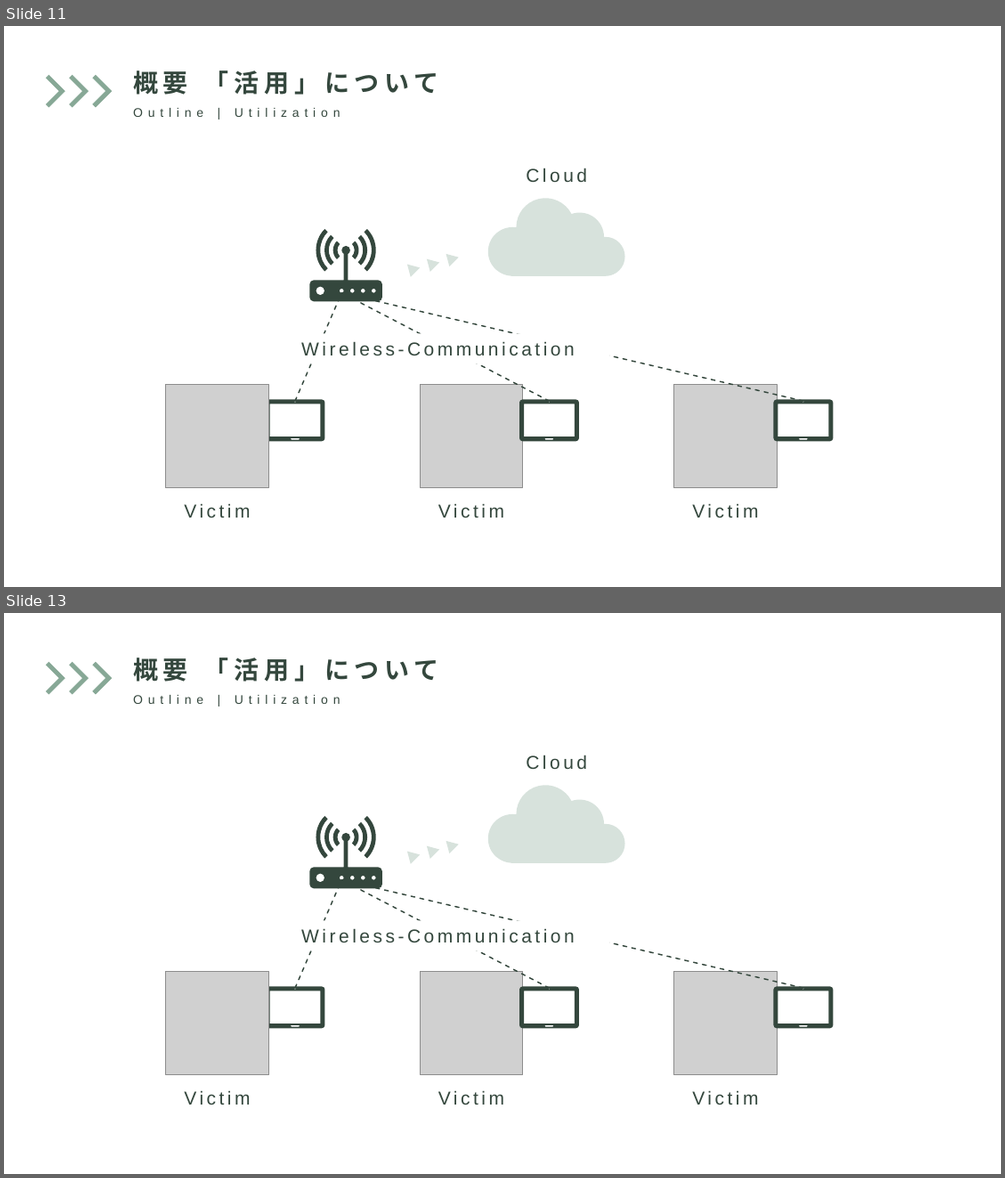
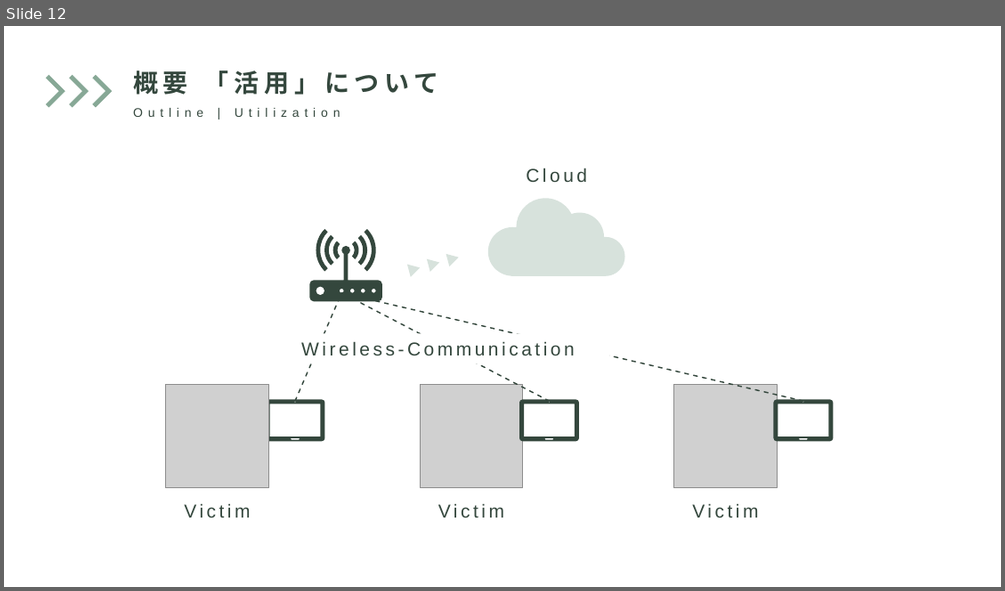
Before and after one commit to nearfactory/2024-toin-cansat, a slide deck: プレゼン/桐蔭-事後プレゼン.pptx. Shown one above the other, each under a label of ours: slides 11 and 13 before the commit, slide 12 after it; the slides between them are not shown. The pictures are 1005x1178 and 1005x591 pixels, drawn with LibreOffice and Linux fonts; fonts in the diff are those of the drawing; grey boxes stand for pictures. Boxes give left, top, right and bottom in pixels: in the first picture for what was removed or moved away, otherwise in the second. Text is boxed around its words. In the diff, an @@ line names an element or a change of style, - is before the commit and + after.

```diff
--- a/プレゼン/桐蔭-事後プレゼン.pptx
+++ b/プレゼン/桐蔭-事後プレゼン.pptx
@@ slide 13 removed at (x1=4, y1=613, x2=1001, y2=1174), background #FFFFFF @@
@@ freeform shape removed at (x1=32, y1=662, x2=65, y2=695) @@
@@ freeform shape removed at (x1=56, y1=662, x2=89, y2=695) @@
@@ freeform shape removed at (x1=80, y1=662, x2=112, y2=695) @@
@@ text removed at (x1=133, y1=657, x2=439, y2=682) @@
-概要 「活用」について
@@ text removed at (x1=126, y1=689, x2=357, y2=711) @@
-Outline | Utilization
@@ text removed at (x1=526, y1=755, x2=587, y2=769) @@
-Cloud
@@ freeform shape removed at (x1=488, y1=785, x2=624, y2=863) @@
@@ group removed at (x1=310, y1=816, x2=382, y2=888): 7 freeform shapes @@
@@ triangle removed at (x1=407, y1=849, x2=421, y2=864) @@
@@ triangle removed at (x1=427, y1=843, x2=441, y2=859) @@
@@ triangle removed at (x1=446, y1=838, x2=461, y2=854) @@
@@ line removed from (295, 988) to (342, 880) @@
@@ line removed from (550, 988) to (342, 880) @@
@@ line removed from (803, 988) to (342, 880) @@
@@ text removed at (x1=301, y1=928, x2=574, y2=942) @@
-Wireless-Communication
@@ picture removed at (x1=166, y1=971, x2=268, y2=1074) @@
@@ freeform shape removed at (x1=265, y1=986, x2=324, y2=1028) @@
@@ picture removed at (x1=420, y1=971, x2=522, y2=1074) @@
@@ freeform shape removed at (x1=519, y1=986, x2=579, y2=1028) @@
@@ picture removed at (x1=674, y1=971, x2=777, y2=1074) @@
@@ freeform shape removed at (x1=774, y1=986, x2=833, y2=1028) @@
@@ text removed at (x1=184, y1=1090, x2=250, y2=1104) @@
-Victim
@@ text removed at (x1=438, y1=1090, x2=504, y2=1104) @@
-Victim
@@ text removed at (x1=692, y1=1090, x2=758, y2=1104) @@
-Victim
@@ what was slide 11 is now slide 12 @@
```
Also in this commit, not shown: 1 slide changed, 1 slide added, 1 other slide removed, 51 other files.
